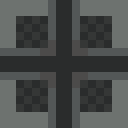
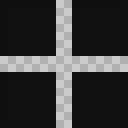
Layered file, before and after one edit (w=128, h=128). Changes by layer:
showed group "side.mask.anim" (16 layers) over [0, 0, 128, 128]
added layer "mask.multiply.7" (multiply) in group "side.mask.anim" over [0, 0, 128, 128]
showed "side.mask" over [0, 0, 128, 128]
hid "side.base" over [0, 0, 128, 128]
